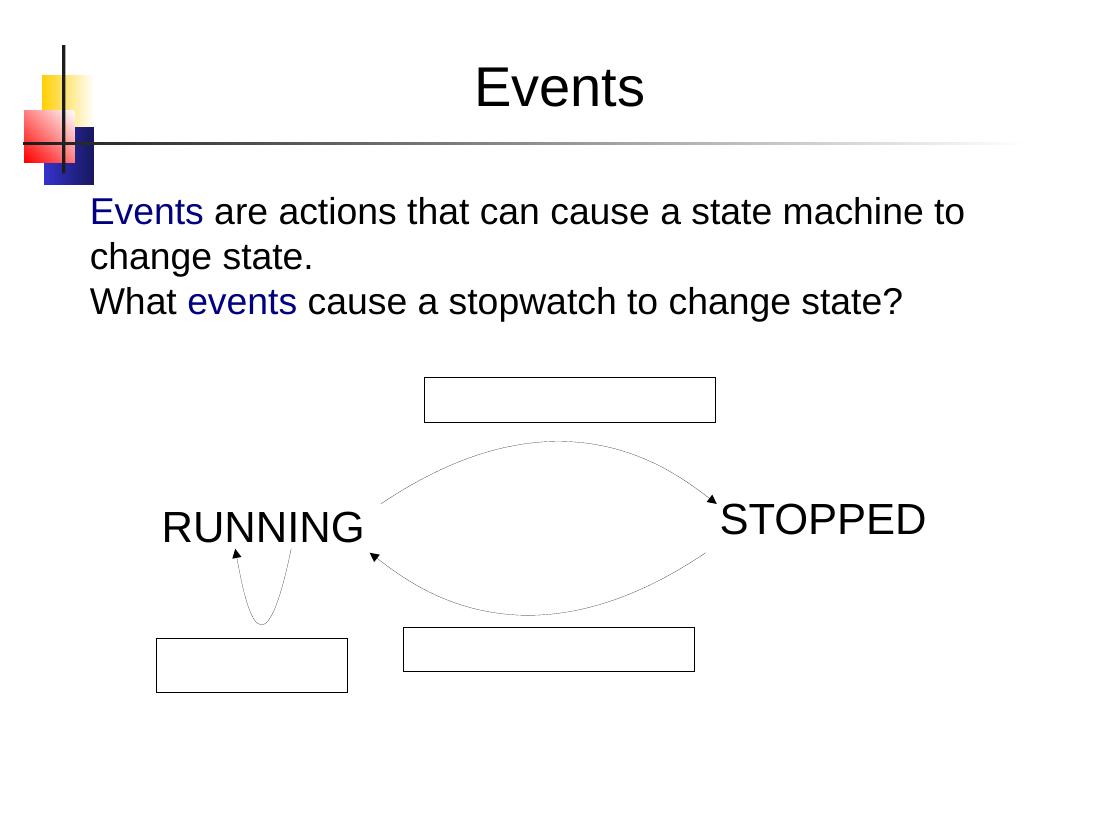
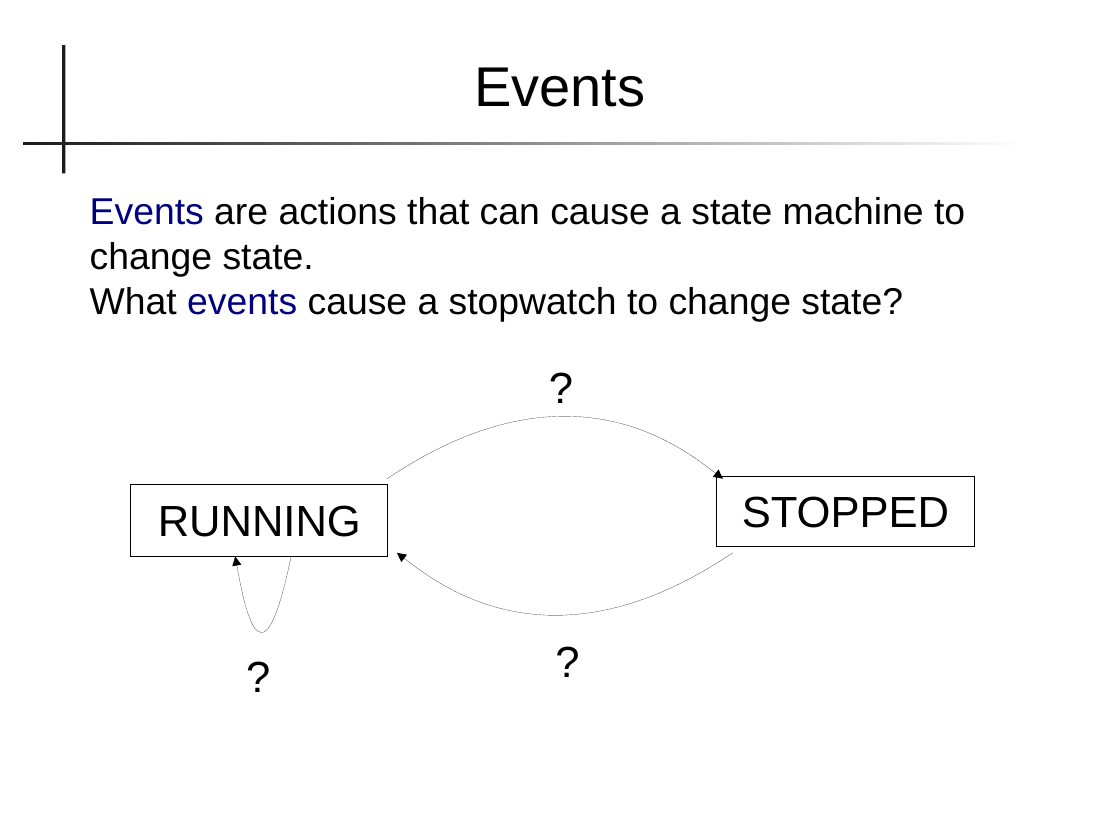
Before and after one commit to skeoop/skeoop.github.io, a slide deck: slide 5 of topics/State-Machine.pptx. Drawn at 1120x840 pixels with LibreOffice and Linux fonts; fonts in the diff are those of the drawing. Boxes give left, top, right and bottom in pixels: in the first picture for what was removed or moved away, otherwise in the second. Text is boxed around its words. In the diff, an @@ line names an element or a change of style, - is before the commit and + after.

```diff
--- a/topics/State-Machine.pptx
+++ b/topics/State-Machine.pptx
@@ rectangle removed at bbox=[41, 75, 94, 133] @@
@@ rectangle removed at bbox=[25, 111, 75, 162] @@
@@ rectangle removed at bbox=[44, 128, 94, 186] @@
@@ freeform shape: place and size @@
-freeform shape at bbox=[381, 377, 717, 504]
+freeform shape at bbox=[388, 353, 724, 479]
@@ text added at bbox=[538, 355, 584, 414], 28 pt, text #000000 @@
+?
@@ rectangle removed at bbox=[424, 377, 716, 422] @@
@@ rectangle "STOPPED" at bbox=[717, 476, 974, 547]: outline none to #000000 0.75 pt @@
@@ rectangle "STOPPED": place and size @@
-rectangle "STOPPED" at bbox=[720, 503, 927, 535]
+rectangle "STOPPED" at bbox=[717, 476, 974, 547]
@@ rectangle "RUNNING": place and size @@
-rectangle "RUNNING" at bbox=[162, 511, 365, 551]
+rectangle "RUNNING" at bbox=[131, 485, 389, 557]
@@ rectangle "RUNNING" at bbox=[131, 485, 389, 557]: outline none to #000000 0.75 pt @@
@@ freeform shape: place and size @@
-freeform shape at bbox=[235, 549, 291, 700]
+freeform shape at bbox=[235, 557, 291, 708]
@@ freeform shape: place and size @@
-freeform shape at bbox=[370, 553, 706, 680]
+freeform shape at bbox=[396, 553, 732, 680]
@@ rectangle removed at bbox=[403, 627, 694, 672] @@
@@ text added at bbox=[544, 628, 590, 688], 28 pt, text #000000 @@
+?
@@ rectangle removed at bbox=[157, 638, 347, 693] @@
@@ text added at bbox=[235, 644, 281, 703], 28 pt, text #000000 @@
+?
```
Also in this commit, not shown: 20 other slides changed, 9 slides added, 3 slides removed, 7 other files.
